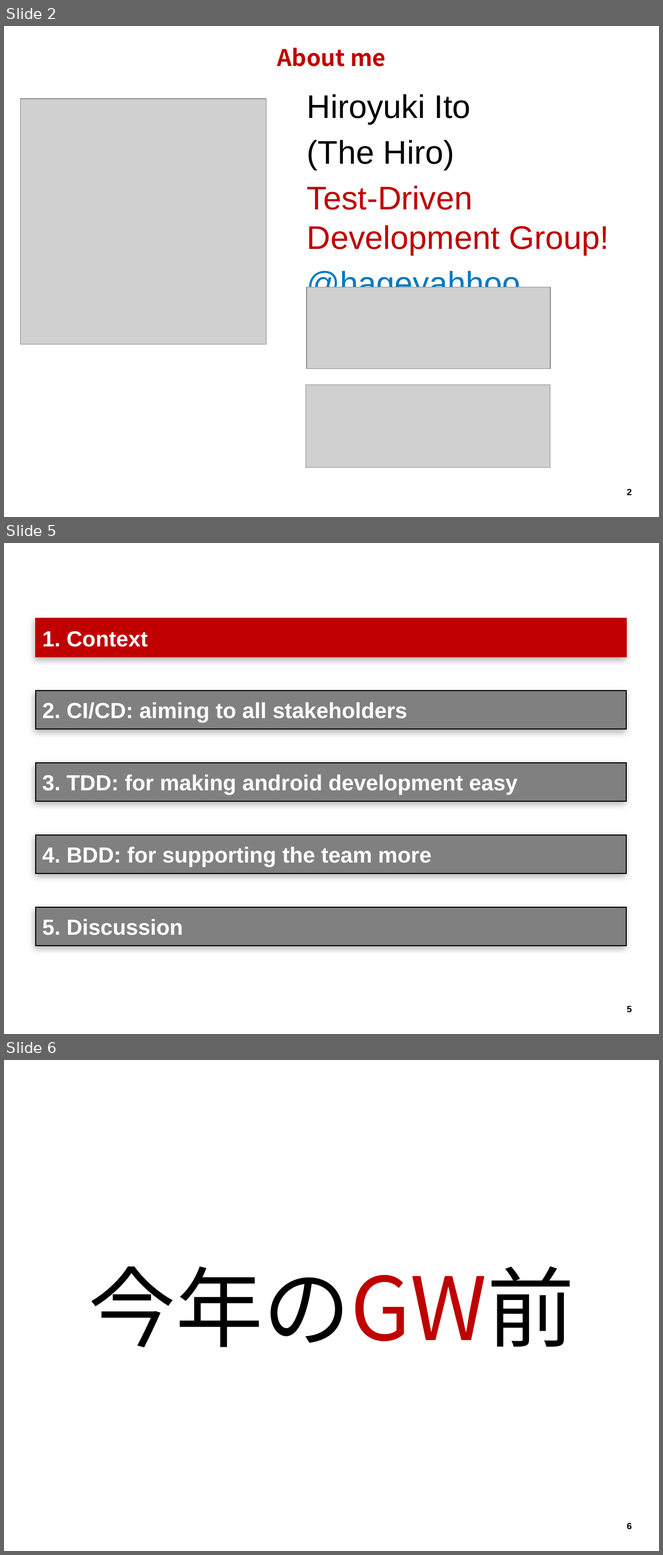
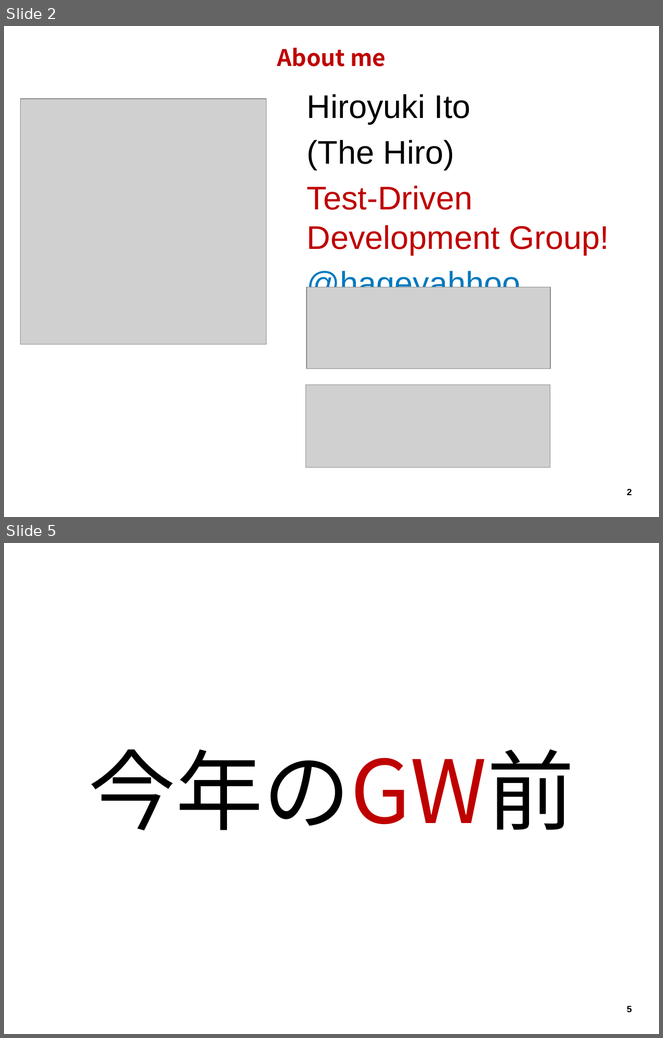
Before and after one commit to hageyahhoo/agile2014, a slide deck: presentations/TechnologyDrivenDevelopment.pptx. Shown one above the other, each under a label of ours: slides 2, 5 and 6 before the commit, slides 2 and 5 after it; the slides between them are not shown. The pictures are 663x1555 and 663x1038 pixels, drawn with LibreOffice and Linux fonts; fonts in the diff are those of the drawing; grey boxes stand for pictures; background and template pictures are left out. Boxes give left, top, right and bottom in pixels: in the first picture for what was removed or moved away, otherwise in the second. Text is boxed around its words. In the diff, an @@ line names an element or a change of style, - is before the commit and + after.

```diff
--- a/presentations/TechnologyDrivenDevelopment.pptx
+++ b/presentations/TechnologyDrivenDevelopment.pptx
@@ slide 5 removed at [4, 543, 659, 1034], background #FFFFFF; not listed: 1 template element that a slide beside it also shows @@
@@ rectangle removed at [36, 618, 626, 657] @@
-1. Context
@@ rectangle removed at [36, 691, 626, 729] @@
-2. CI/CD: aiming to all stakeholders
@@ rectangle removed at [36, 763, 626, 802] @@
-3. TDD: for making android development easy
@@ rectangle removed at [36, 835, 626, 874] @@
-4. BDD: for supporting the team more
@@ rectangle removed at [36, 908, 626, 946] @@
-5. Discussion
@@ what was slide 6 is now slide 5 @@
```
Also in this commit, not shown: 2 slides changed, 6 slides added, 5 other slides removed, 2 other files.
